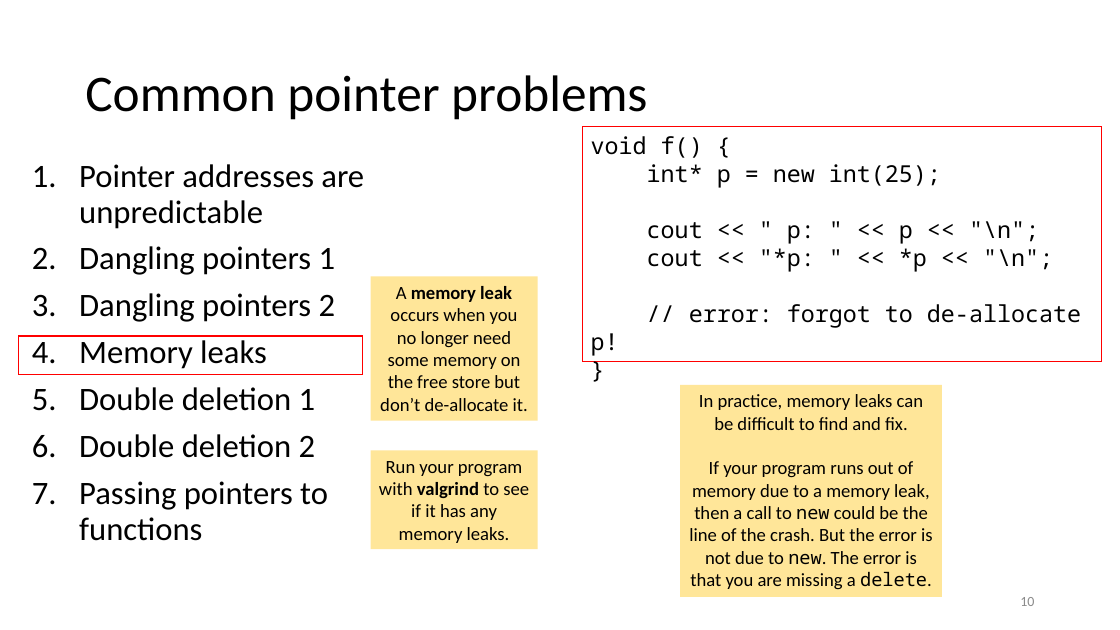
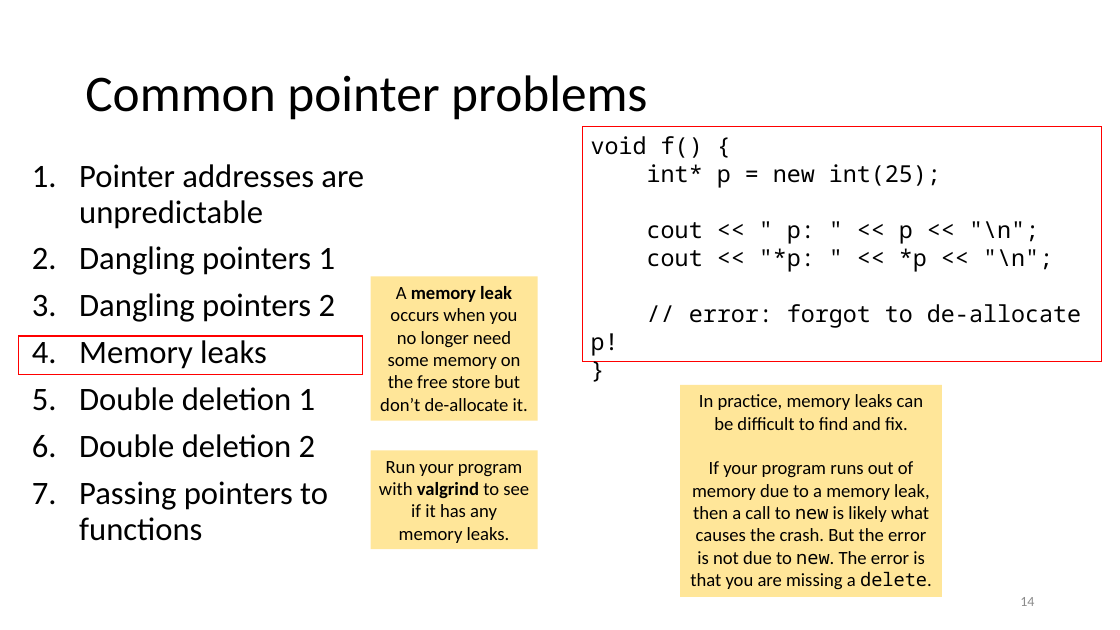
Before and after one commit to tjd1234/cmpt135spring2024, a slide deck: slide 14 of sample_code/week4/week4_cmpt135.pptx (slide 10 before the commit). Drawn at 1120x630 pixels with LibreOffice and Linux fonts; fonts in the diff are those of the drawing. Boxes give left, top, right and bottom in pixels: in the first picture for what was removed or moved away, otherwise in the second. Text is boxed around its words. In the diff, an @@ line names an element or a change of style, - is before the commit and + after.

```diff
--- a/sample_code/week4/week4_cmpt135.pptx
+++ b/sample_code/week4/week4_cmpt135.pptx
@@ text in rectangle at (690, 461, 932, 589): text changed @@
-If your program runs out of memory due to a memory leak, then a call to new could be the line of the crash. But the error is not due to new. The error is that you are missing a delete.
+If your program runs out of memory due to a memory leak, then a call to new is likely what causes the crash. But the error is not due to new. The error is that you are missing a delete.
@@ page number at (1020, 597, 1034, 606): text changed @@
-10
+14
```
Also in this commit, not shown: 19 other slides changed, 7 slides added, 1 slide removed, 1 other file.
